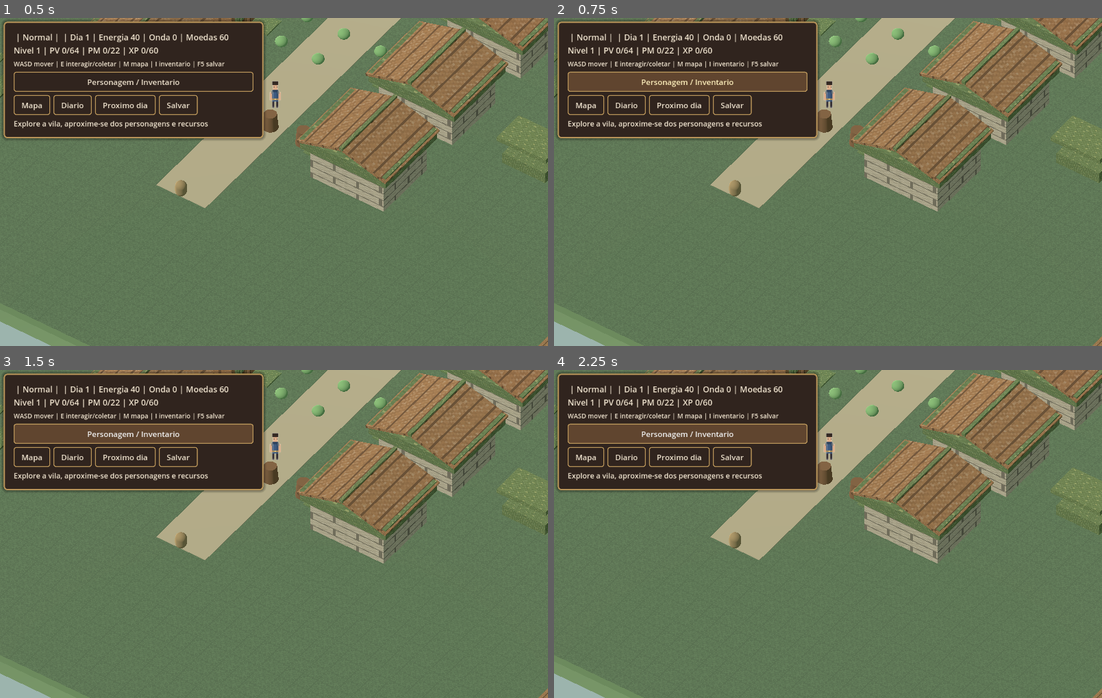
Above: before the commit, frames 1-4 (two rows, left to right).
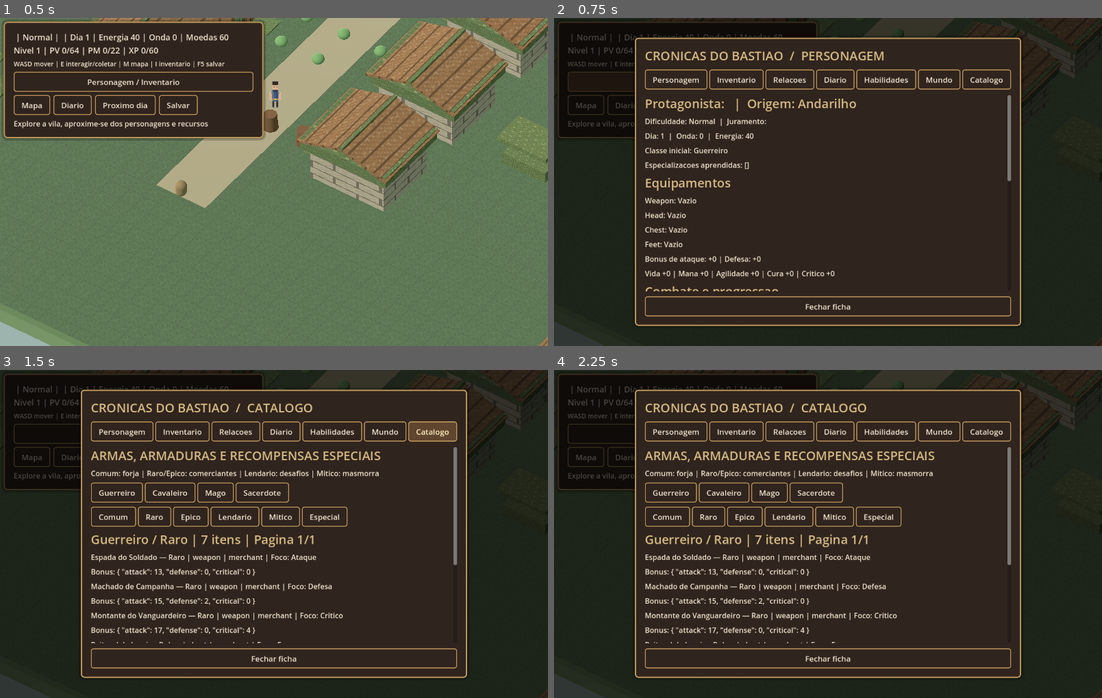
Above: after the commit, the same moments.

Repository: alexandre10227-afk/fortaleza-ultimo-bastiao
Game: Godot game, scene res://scenes/world.tscn
Same seed, same stepped clock (60 frames per second), same inputs: the game is played once before the commit and once after it. This scene is started directly instead of the project's main scene.
Inputs (mouse positions are in pixels of both pictures, inside the frame that each line leads up to):
- Up to frame 1 (0.5 s): no input
- Up to frame 2 (0.75 s): click "Personagem / Inventario" at 0.5 s
- Up to frame 3 (1.5 s): click (432, 432) at 1.25 s, where only the run after the commit has a clickable "Catalogo"
- Up to frame 4 (2.25 s): click (669, 491) at 2 s, where only the run after the commit has a clickable "Guerreiro"

Frame 1 is identical in both runs. In frame 2, 94% of the frame differs, in the area x 0-100%, y 0-100%; in frame 3, 94%; in frame 4, 94%.
Error before the commit: Parse Error: Function "_show_catalog()" not found in base self. (res://scripts/character_sheet.gd:176)

Commit message:
feat(ui): interactive equipment codex filters, 12 items per page and rarity/class controls

Diff:
--- a/novo_projeto/scripts/character_sheet.gd
+++ b/novo_projeto/scripts/character_sheet.gd
@@ -211,3 +211,61 @@
         show_page("Personagem")
     else:
         show_page("Inventario")
+
+func _catalog_change_class(value: String) -> void:
+    _catalog_class = value
+    _catalog_page = 0
+    show_page("Catalogo")
+
+func _catalog_change_rarity(value: String) -> void:
+    _catalog_rarity = value
+    _catalog_page = 0
+    show_page("Catalogo")
+
+func _catalog_turn_page(delta: int) -> void:
+    _catalog_page = maxi(0,_catalog_page + delta)
+    show_page("Catalogo")
+
+func _show_catalog() -> void:
+    _line("ARMAS, ARMADURAS E RECOMPENSAS ESPECIAIS",true)
+    _line("Comum: forja | Raro/Epico: comerciantes | Lendario: desafios | Mitico: masmorra")
+    var classes_row := HBoxContainer.new()
+    body.add_child(classes_row)
+    for kind in GEAR.CLASS_ORDER:
+        var class_button := Button.new()
+        class_button.text = kind
+        UI.apply_button(class_button)
+        class_button.pressed.connect(_catalog_change_class.bind(kind))
+        classes_row.add_child(class_button)
+    var rarity_row := HBoxContainer.new()
+    body.add_child(rarity_row)
+    for rarity in GEAR.RARITIES:
+        var rarity_button := Button.new()
+        rarity_button.text = rarity
+        UI.apply_button(rarity_button)
+        rarity_button.pressed.connect(_catalog_change_rarity.bind(rarity))
+        rarity_row.add_child(rarity_button)
+    var matches: Array[String] = GEAR.equipment_for(_catalog_class,"",_catalog_rarity)
+    var page_size := 12
+    var page_count := maxi(1,ceili(float(matches.size())/float(page_size)))
+    _catalog_page = clampi(_catalog_page,0,page_count-1)
+    _line("%s / %s | %d itens | Pagina %d/%d" % [_catalog_class,_catalog_rarity,matches.size(),_catalog_page+1,page_count],true)
+    var initial := _catalog_page*page_size
+    for n in range(initial,mini(matches.size(),initial+page_size)):
+        var equipment: Dictionary = GEAR.GEAR[matches[n]]
+        _line("%s | %s | %s | Foco: %s" % [equipment["name"],equipment["slot"],equipment.get("source","legado"),equipment.get("focus","Geral")])
+        _line("Bonus: " + str(equipment.get("stats",{})))
+    var navigation := HBoxContainer.new()
+    body.add_child(navigation)
+    var backward := Button.new()
+    backward.text = "Anterior"
+    backward.disabled = _catalog_page <= 0
+    UI.apply_button(backward)
+    backward.pressed.connect(_catalog_turn_page.bind(-1))
+    navigation.add_child(backward)
+    var forward := Button.new()
+    forward.text = "Proximo"
+    forward.disabled = _catalog_page >= page_count-1
+    UI.apply_button(forward)
+    forward.pressed.connect(_catalog_turn_page.bind(1))
+    navigation.add_child(forward)
